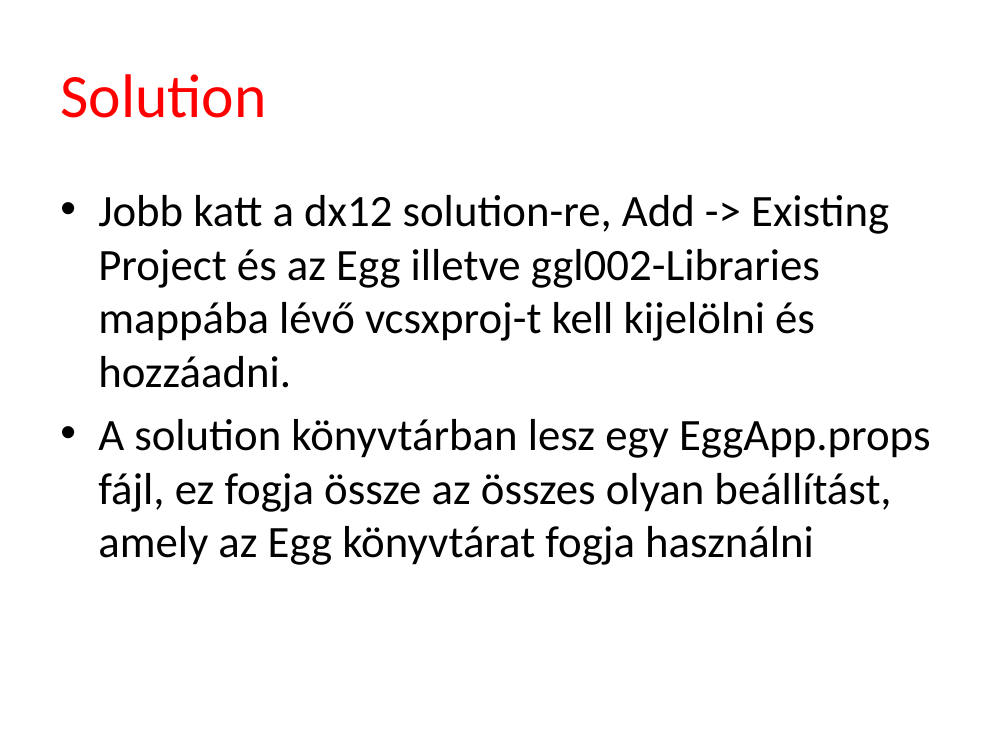
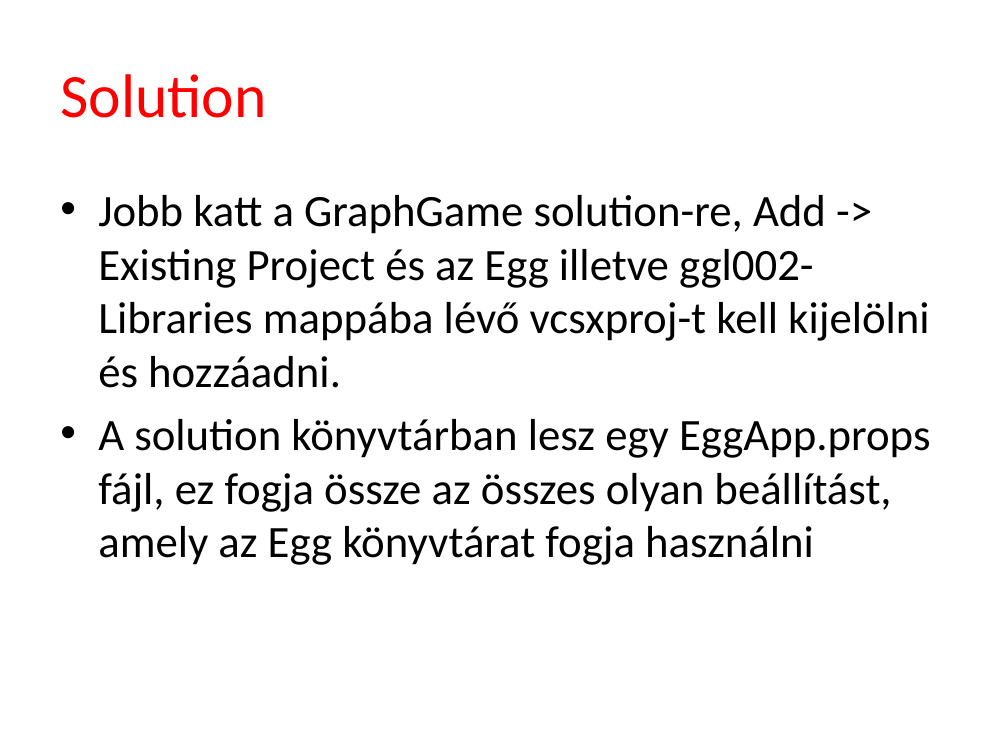
Before and after one commit to tyekx/dx12, a slide deck: slide 3 of Slides/ggl002-Libraries.pptx. Drawn at 1008x756 pixels with LibreOffice and Linux fonts; fonts in the diff are those of the drawing; background and template pictures are left out. Boxes give left, top, right and bottom in pixels: in the first picture for what was removed or moved away, otherwise in the second. Text is boxed around its words. In the diff, an @@ line names an element or a change of style, - is before the commit and + after.

Commit message:
ppt

```diff
--- a/Slides/ggl002-Libraries.pptx
+++ b/Slides/ggl002-Libraries.pptx
@@ text at (98,195,929,388): text changed @@
-• Jobb katt a dx12 solution-re, Add -> Existing Project és az Egg illetve ggl002-Libraries mappába lévő vcsxproj-t kell kijelölni és hozzáadni.
+• Jobb katt a GraphGame solution-re, Add -> Existing Project és az Egg illetve ggl002-Libraries mappába lévő vcsxproj-t kell kijelölni és hozzáadni.
```
